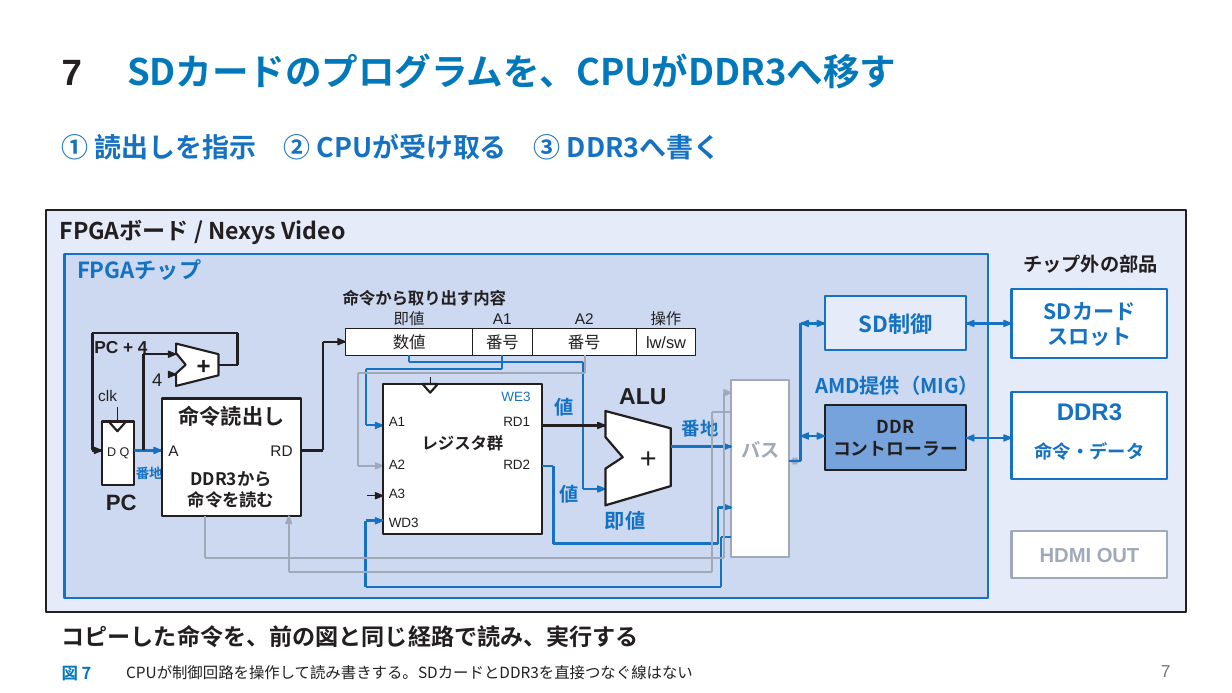
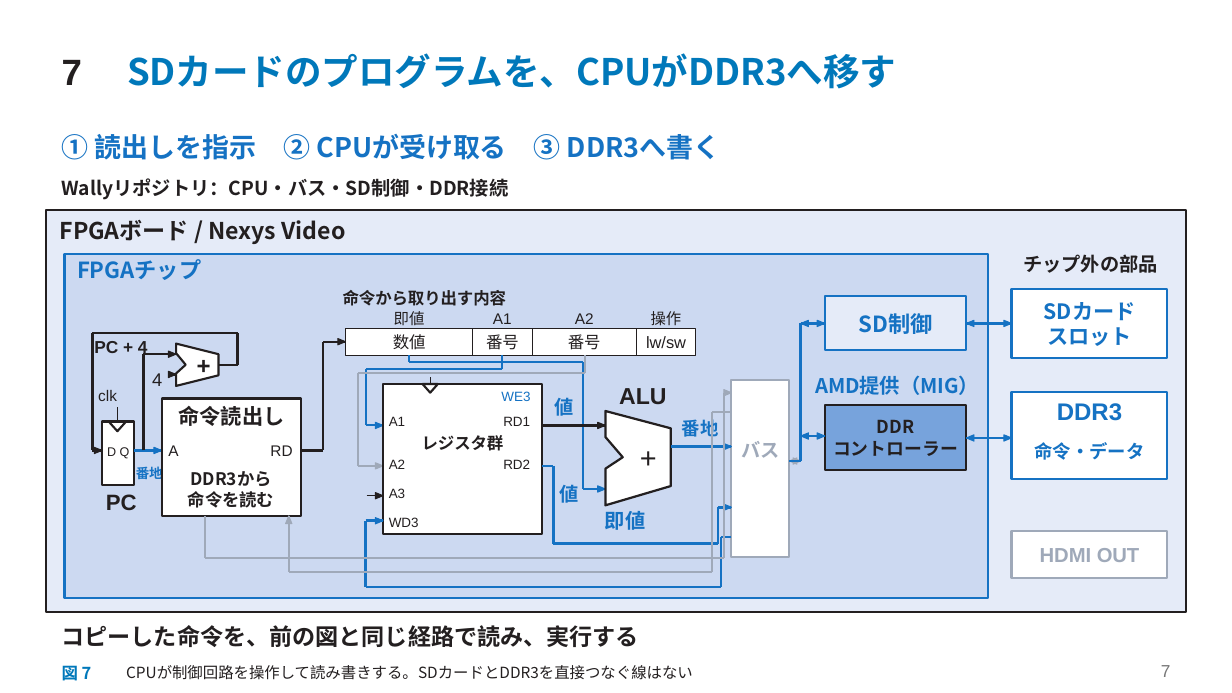
Before and after one commit to SoshiroFujimori/wally-game-console-research, a slide deck: slide 7 of docs/presentation/中間発表_主要事項.pptx. Drawn at 1232x693 pixels with LibreOffice and Linux fonts; fonts in the diff are those of the drawing. Boxes give left, top, right and bottom in pixels: in the first picture for what was removed or moved away, otherwise in the second. Text is boxed around its words. In the diff, an @@ line names an element or a change of style, - is before the commit and + after.

```diff
--- a/docs/presentation/中間発表_主要事項.pptx
+++ b/docs/presentation/中間発表_主要事項.pptx
@@ text added at bbox=[62, 178, 509, 200], 15 pt, text #231F20, bold @@
+Wallyリポジトリ：CPU・バス・SD制御・DDR接続
```
Also in this commit, not shown: 7 other slides changed, 14 other files.
